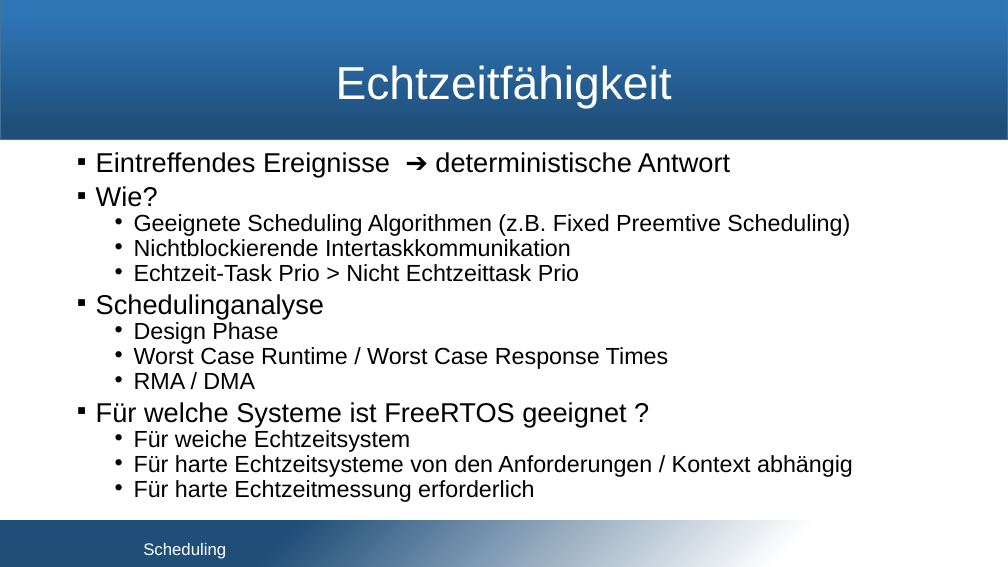
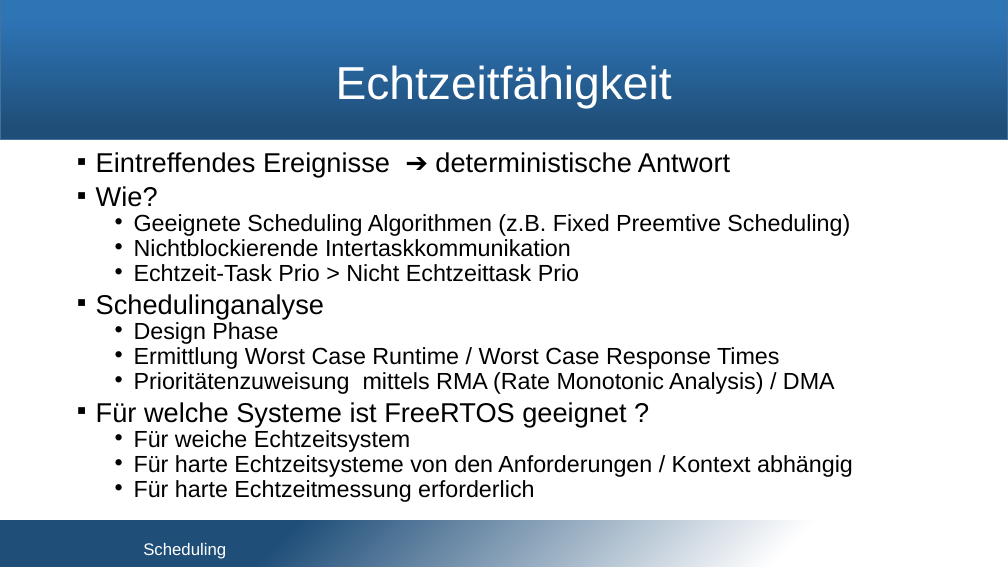
Before and after one commit to snobz/Seminar_BS_2017, a slide deck: slide 20 of Päsi/Seminar Betriebssysteme.pptx (slide 21 before the commit). Drawn at 1008x567 pixels with LibreOffice and Linux fonts; fonts in the diff are those of the drawing; background and template pictures are left out. Boxes give left, top, right and bottom in pixels: in the first picture for what was removed or moved away, otherwise in the second. Text is boxed around its words. In the diff, an @@ line names an element or a change of style, - is before the commit and + after.

```diff
--- a/Päsi/Seminar Betriebssysteme.pptx
+++ b/Päsi/Seminar Betriebssysteme.pptx
@@ text at (x1=134, y1=347, x2=835, y2=394): text changed @@
-  • Worst Case Runtime / Worst Case Response Times
-  • RMA / DMA
+  • Ermittlung Worst Case Runtime / Worst Case Response Times
+  • Prioritätenzuweisung mittels RMA (Rate Monotonic Analysis) / DMA
```
Also in this commit, not shown: 11 other slides changed, 1 slide removed.
